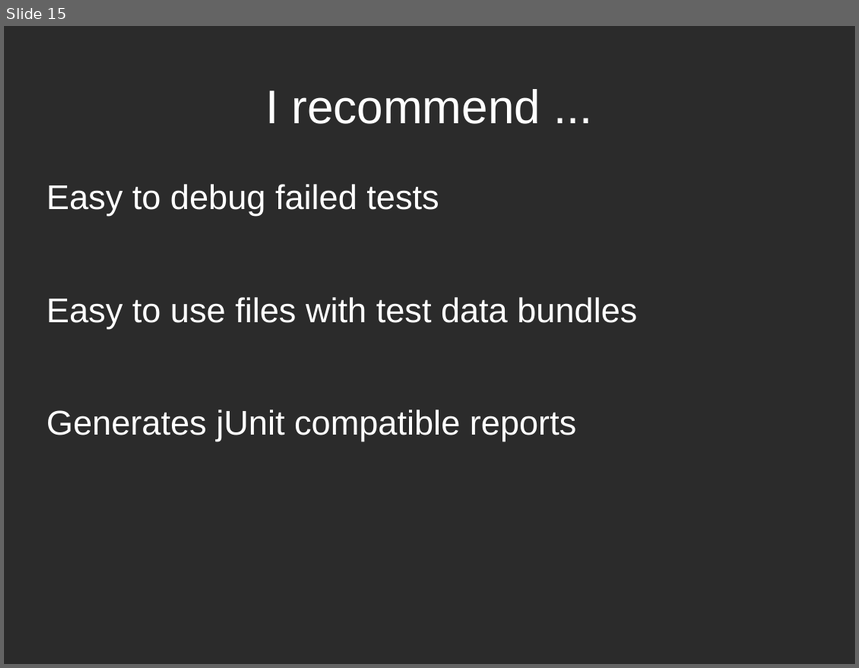
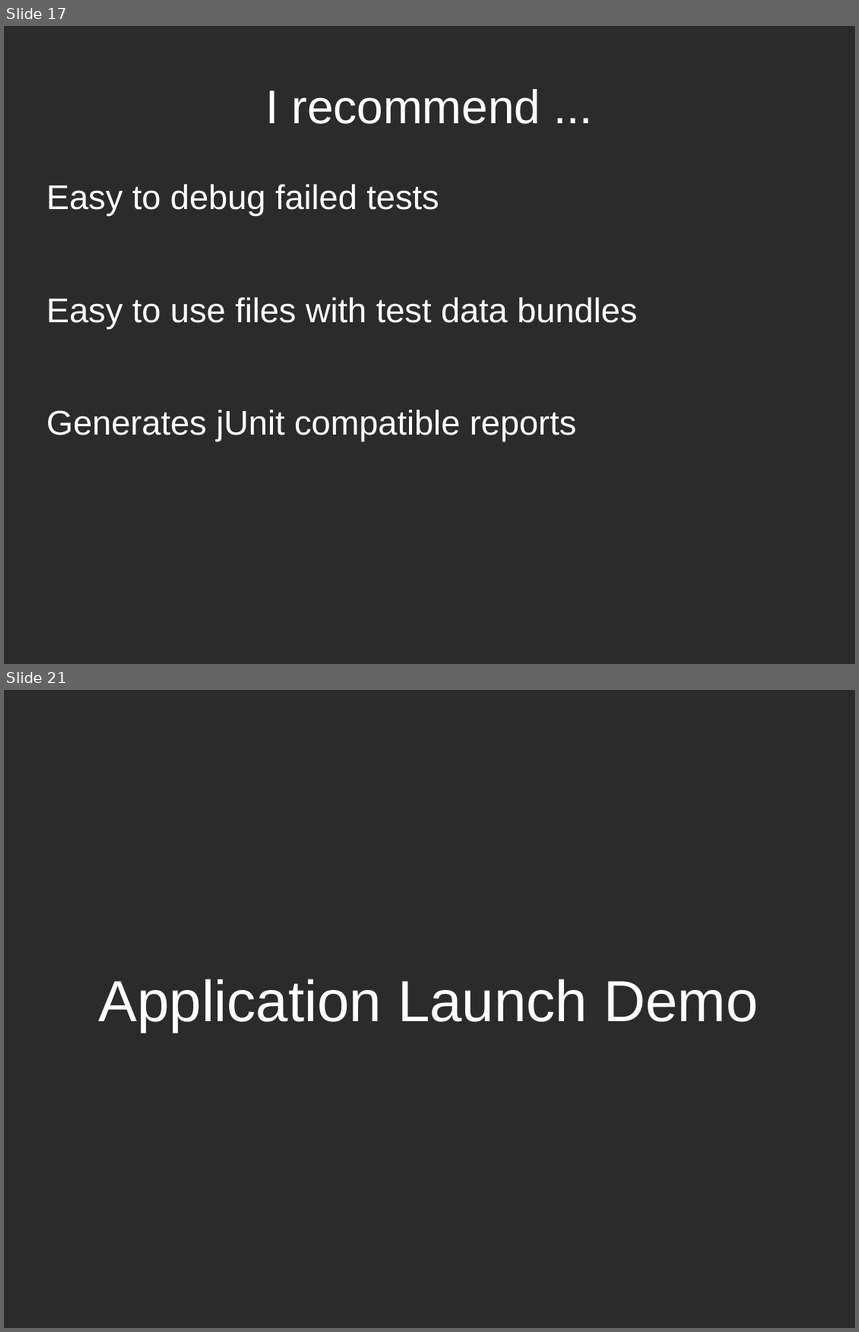
Before and after one commit to dodikk/iContinuousIntegration-slides, a slide deck: ciPresentation.odp. Shown one above the other, each under a label of ours: slide 15 before the commit, slides 17 and 21 after it; the slides between them are not shown. The pictures are 859x668 and 859x1332 pixels, drawn with LibreOffice and Linux fonts; fonts in the diff are those of the drawing; background and template pictures are left out; a plain dark background stands for a picture behind light text. Boxes give left, top, right and bottom in pixels: in the first picture for what was removed or moved away, otherwise in the second. Text is boxed around its words. In the diff, an @@ line names an element or a change of style, - is before the commit and + after.

```diff
--- a/ciPresentation.odp
+++ b/ciPresentation.odp
@@ slide 21 added at <box>4,690,855,1328</box>, background picture (left out) @@
@@ text added at <box>99,979,758,1033</box>, 54 pt, text #FFFFFF @@
+Application Launch Demo
@@ what was slide 15 is now slide 17 @@
```
Also in this commit, not shown: 22 other slides added, 1 slide removed, 1 other file.
